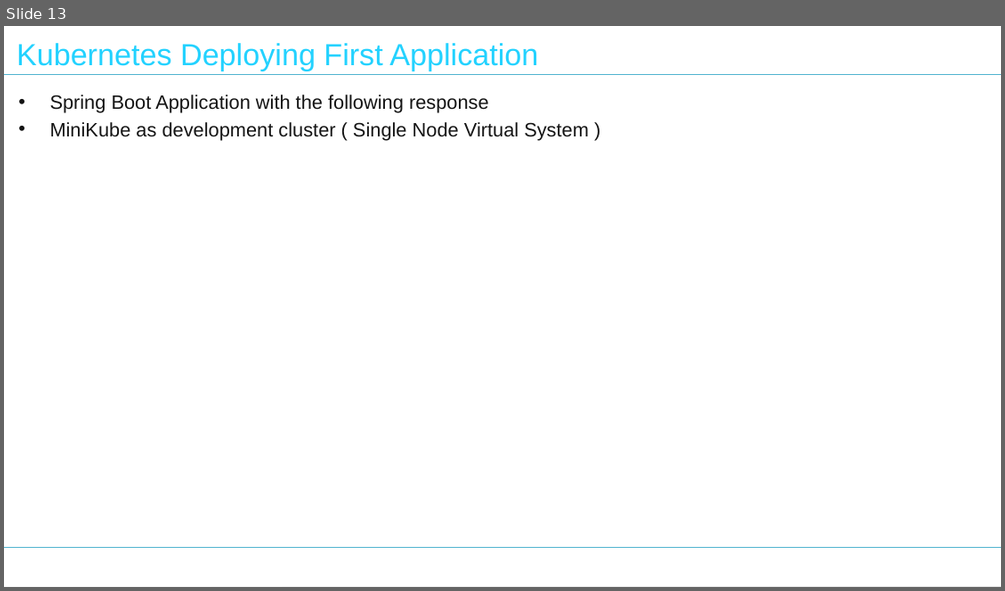
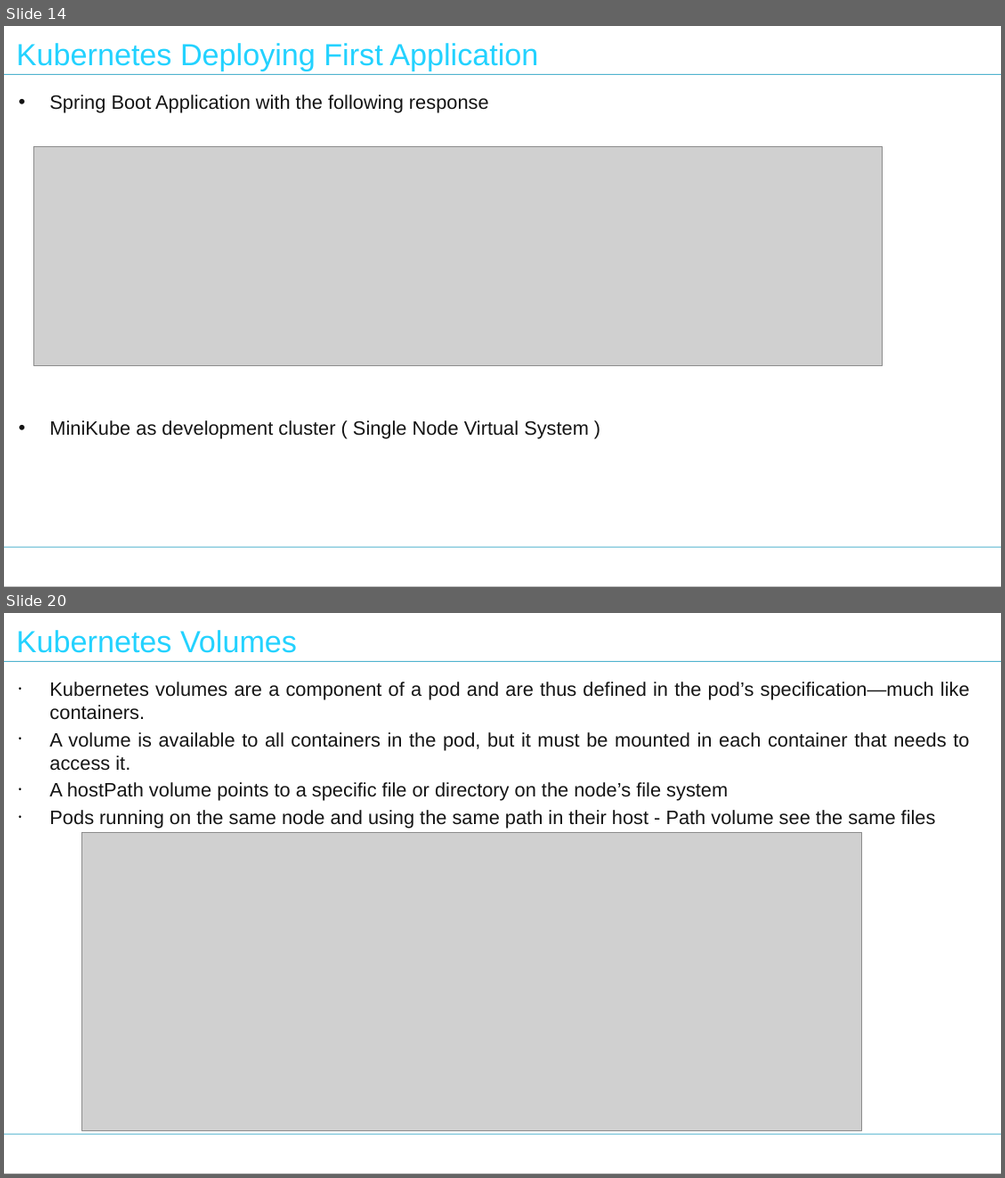
Before and after one commit to nilaybose/minikubedemo, a slide deck: docs/Tech Talk - Kubernetes.pptx. Shown one above the other, each under a label of ours: slide 13 before the commit, slides 14 and 20 after it; the slides between them are not shown. The pictures are 1005x591 and 1005x1178 pixels, drawn with LibreOffice and Linux fonts; fonts in the diff are those of the drawing; grey boxes stand for pictures. Boxes give left, top, right and bottom in pixels: in the first picture for what was removed or moved away, otherwise in the second. Text is boxed around its words. In the diff, an @@ line names an element or a change of style, - is before the commit and + after.

```diff
--- a/docs/Tech Talk - Kubernetes.pptx
+++ b/docs/Tech Talk - Kubernetes.pptx
@@ slide 20 added at (4, 613, 1001, 1174), background #FFFFFF; not listed: 3 template elements that a slide beside it also shows @@
@@ text added at (16, 630, 297, 653), 22 pt, text #23D2FF @@
+Kubernetes Volumes
@@ text added at (49, 682, 970, 828), 14 pt, text #141414 @@
+• Kubernetes volumes are a component of a pod and are thus defined in the pod’s specification—much like containers.
+• A volume is available to all containers in the pod, but it must be mounted in each container that needs to access it.
+• A hostPath volume points to a specific file or directory on the node’s file system
+• Pods running on the same node and using the same path in their host - Path volume see the same files
@@ picture added at (81, 832, 861, 1130) @@
@@ what was slide 13 is now slide 14 @@
@@ slide 14 changed as well @@
@@ background gradient #C4C4C4 to #C9C9C9 to #F2F2F2 to #FFFFFF @@
@@ rectangle at (4, 26, 1001, 586): shadow on @@
@@ text "Spring Boot Application with the ..." rewrapped from (50, 95, 589, 140) to (49, 95, 589, 439) @@
@@ picture added at (34, 147, 882, 366) @@
@@ line (4, 547) - (1001, 547): stroke #50B3CF 0.75 pt to #50B3CF 0.74 pt @@
```
Also in this commit, not shown: 17 other slides changed, 7 other slides added, 2 slides removed.
